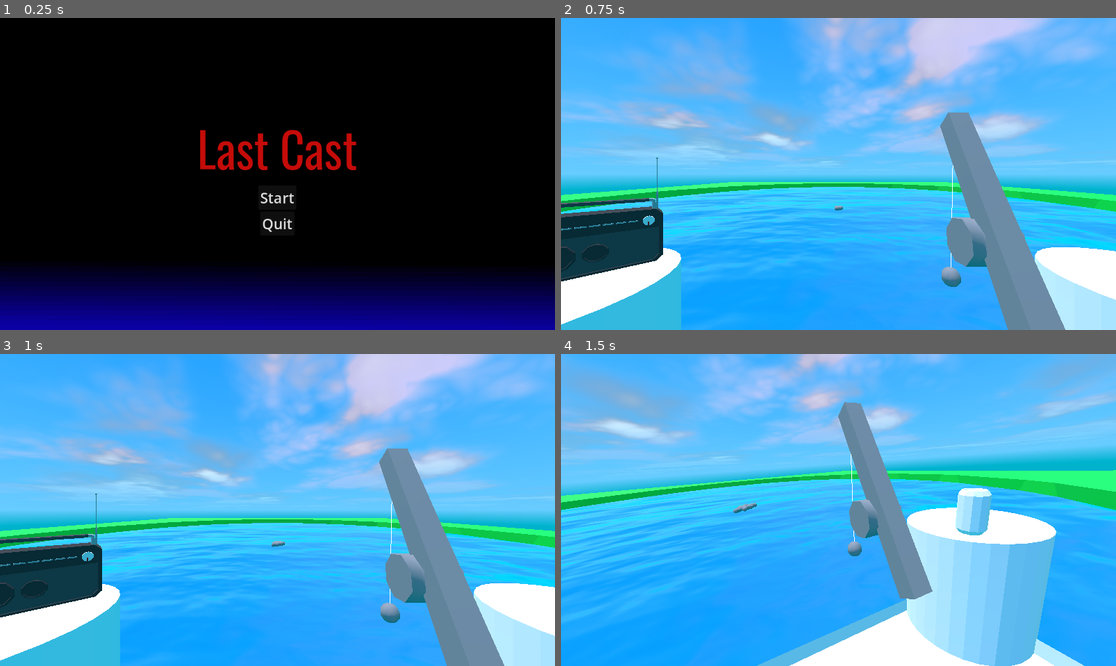
Above: before the commit, frames 1-4 (two rows, left to right).
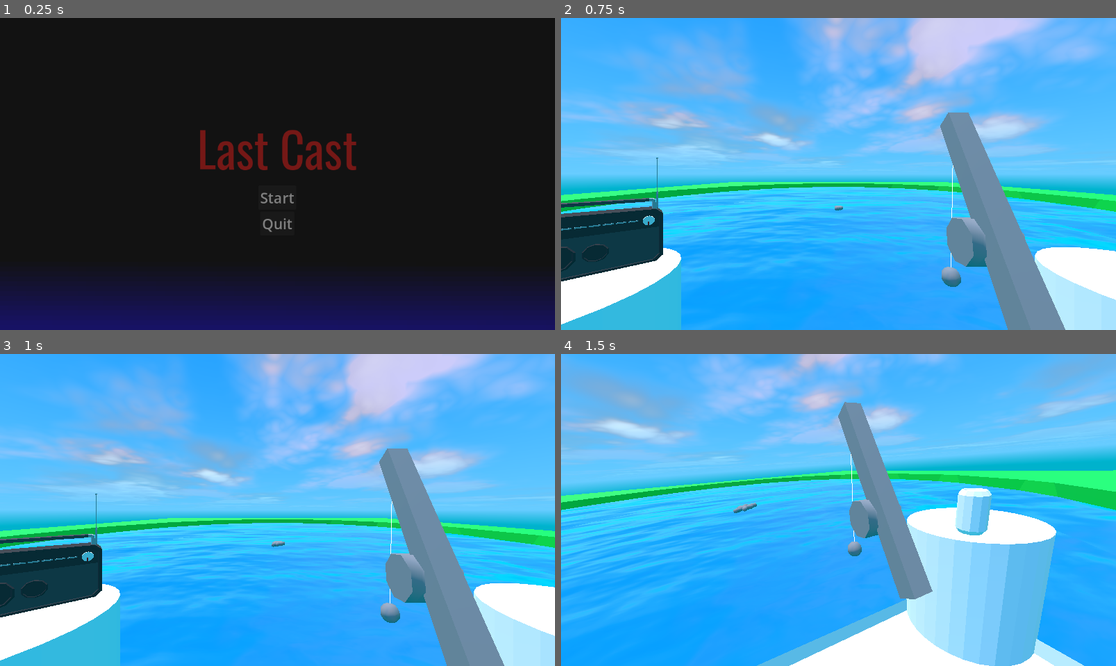
Above: after the commit, the same moments.

Repository: Herodegon/GMTK_2026
Game: Godot game, scene res://scenes/main_menu.tscn
Two runs of this game, one before a commit and one after it. Both use one fixed random seed, a clock stepped at 60 frames per second and the inputs below. This scene is started directly instead of the project's main scene. Sound files missing from this copy of the repository are replaced by a short silence.
Inputs:
- Up to frame 1 (0.25 s): no input
- Up to frame 2 (0.75 s): click "Start" at 0.5 s
- Up to frame 3 (1 s): no input
- Up to frame 4 (1.5 s): hold D (right) from 1.28 s (still down); hold E (interact) from 1.28 s (still down)

The runs differ from the first frame. In frame 1, 12% of the frame differs, in the area x 0-100%, y 35-100%; in frame 2, nothing differs; in frame 3, nothing differs; in frame 4, nothing differs.

Commit message:
fade out animation

Diff:
--- a/scenes/main_menu.tscn
+++ b/scenes/main_menu.tscn
@@ -13,6 +13,42 @@
 
 [sub_resource type="Theme" id="Theme_g4v7s"]
 default_font = ExtResource("2_ekxnf")
+
+[sub_resource type="Animation" id="Animation_ekxnf"]
+length = 0.001
+tracks/0/type = "value"
+tracks/0/imported = false
+tracks/0/enabled = true
+tracks/0/path = NodePath("Fade/ColorRect:color")
+tracks/0/interp = 1
+tracks/0/loop_wrap = true
+tracks/0/keys = {
+"times": PackedFloat32Array(0),
+"transitions": PackedFloat32Array(1),
+"update": 0,
+"values": [Color(0.14, 0.14, 0.14, 0.49803922)]
+}
+
+[sub_resource type="Animation" id="Animation_bqqt6"]
+resource_name = "fade out"
+tracks/0/type = "value"
+tracks/0/imported = false
+tracks/0/enabled = true
+tracks/0/path = NodePath("Fade/ColorRect:color")
+tracks/0/interp = 1
+tracks/0/loop_wrap = true
+tracks/0/keys = {
+"times": PackedFloat32Array(0, 0.50093865, 1),
+"transitions": PackedFloat32Array(1, 1, 1),
+"update": 0,
+"values": [Color(0.14, 0.14, 0.14, 0), Color(0.14, 0.14, 0.14, 0.49803922), Color(0.14, 0.14, 0.14, 1)]
+}
+
+[sub_resource type="AnimationLibrary" id="AnimationLibrary_wu84c"]
+_data = {
+&"RESET": SubResource("Animation_ekxnf"),
+&"fade out": SubResource("Animation_bqqt6")
+}
 
 [node name="main_menu" type="Node2D" unique_id=901798566]
 script = ExtResource("1_l6cm7")
@@ -57,5 +93,19 @@
 theme_override_font_sizes/font_size = 30
 text = "Quit"
 
+[node name="Fade" type="CanvasLayer" parent="." unique_id=1642672685]
+
+[node name="ColorRect" type="ColorRect" parent="Fade" unique_id=2032309263]
+anchors_preset = 15
+anchor_right = 1.0
+anchor_bottom = 1.0
+grow_horizontal = 2
+grow_vertical = 2
+mouse_filter = 2
+color = Color(0.14, 0.14, 0.14, 0.49803922)
+
+[node name="AnimationPlayer" type="AnimationPlayer" parent="." unique_id=1246604793]
+libraries/ = SubResource("AnimationLibrary_wu84c")
+
 [connection signal="pressed" from="HBoxContainer/VBoxContainer/VBoxContainer/Start" to="." method="_on_start_pressed"]
 [connection signal="pressed" from="HBoxContainer/VBoxContainer/VBoxContainer/Quit" to="." method="_on_quit_pressed"]
--- a/scripts/main_menu.gd
+++ b/scripts/main_menu.gd
@@ -1,6 +1,8 @@
 extends Node2D
 
 func _on_start_pressed() -> void:
+	$AnimationPlayer.play("fade out")
+
 	get_tree().change_scene_to_file("res://scenes/world.tscn")
 
 func _on_quit_pressed() -> void:
